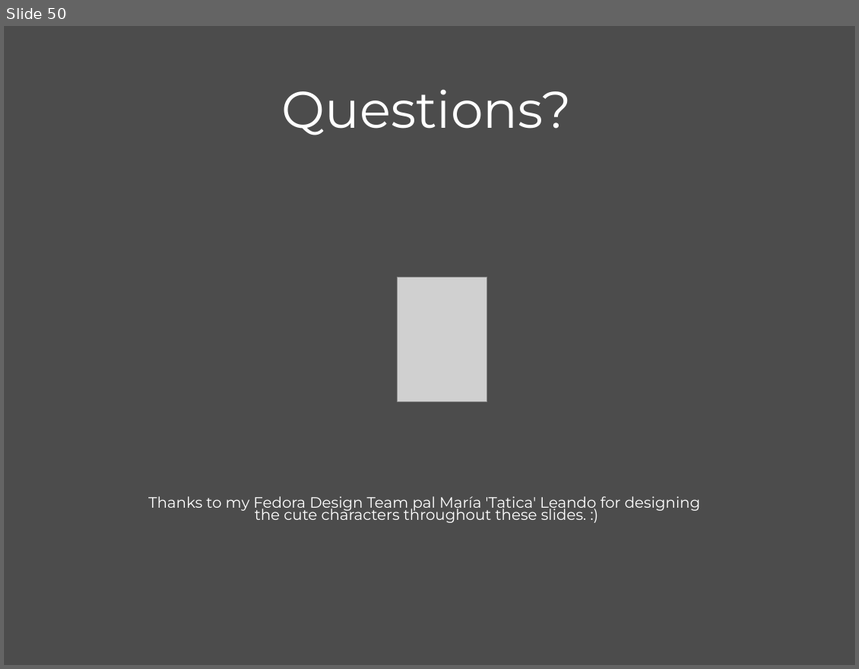
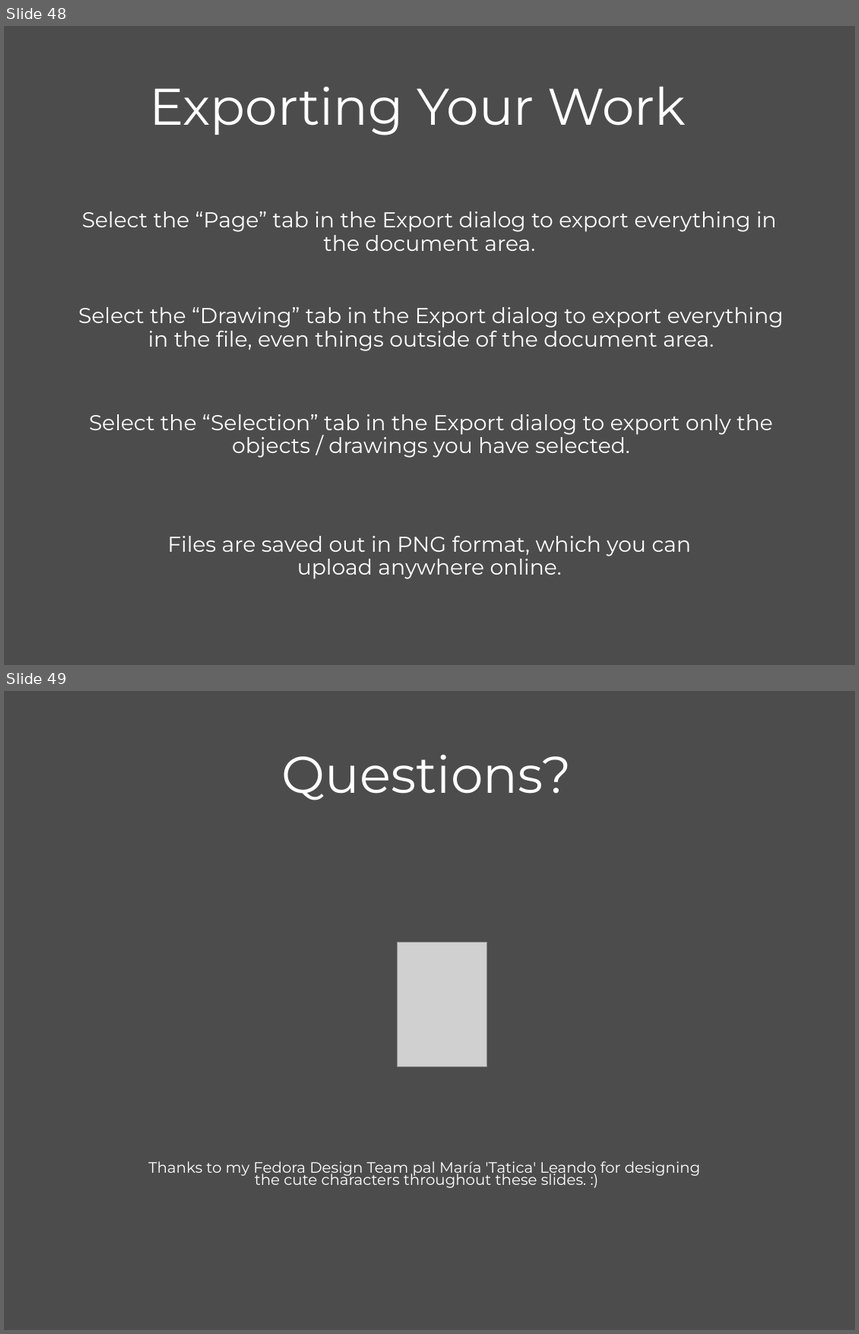
Before and after one commit to mairin/agc-materials, a slide deck: inkscape-slides/InkscapeBootcamp.odp. Shown one above the other, each under a label of ours: slide 50 before the commit, slides 48 and 49 after it. The pictures are 859x669 and 859x1334 pixels, drawn with LibreOffice and Linux fonts; fonts in the diff are those of the drawing; grey boxes stand for pictures. Boxes give left, top, right and bottom in pixels: in the first picture for what was removed or moved away, otherwise in the second. Text is boxed around its words. In the diff, an @@ line names an element or a change of style, - is before the commit and + after.

Commit message:
/ ‘inkscape-slides/InkscapeBootcamp.odp’

```diff
--- a/inkscape-slides/InkscapeBootcamp.odp
+++ b/inkscape-slides/InkscapeBootcamp.odp
@@ slide 48 added at <box>4,26,855,665</box>, background #4C4C4C @@
@@ title added at <box>149,86,686,135</box>, 48 pt, text #FFFFFF @@
+Exporting Your Work
@@ title added at <box>82,211,777,251</box>, 20 pt, text #FFFFFF @@
+Select the “Page” tab in the Export dialog to export everything in the document area.
@@ title added at <box>78,307,784,351</box>, 20 pt, text #FFFFFF @@
+Select the “Drawing” tab in the Export dialog to export everything in the file, even things outside of the document area.
@@ title added at <box>89,414,773,458</box>, 20 pt, text #FFFFFF @@
+Select the “Selection” tab in the Export dialog to export only the objects / drawings you have selected.
@@ title added at <box>167,536,692,579</box>, 20 pt, text #FFFFFF @@
+Files are saved out in PNG format, which you can upload anywhere online.
@@ what was slide 50 is now slide 49 @@
```
Also in this commit, not shown: 2 slides removed.
